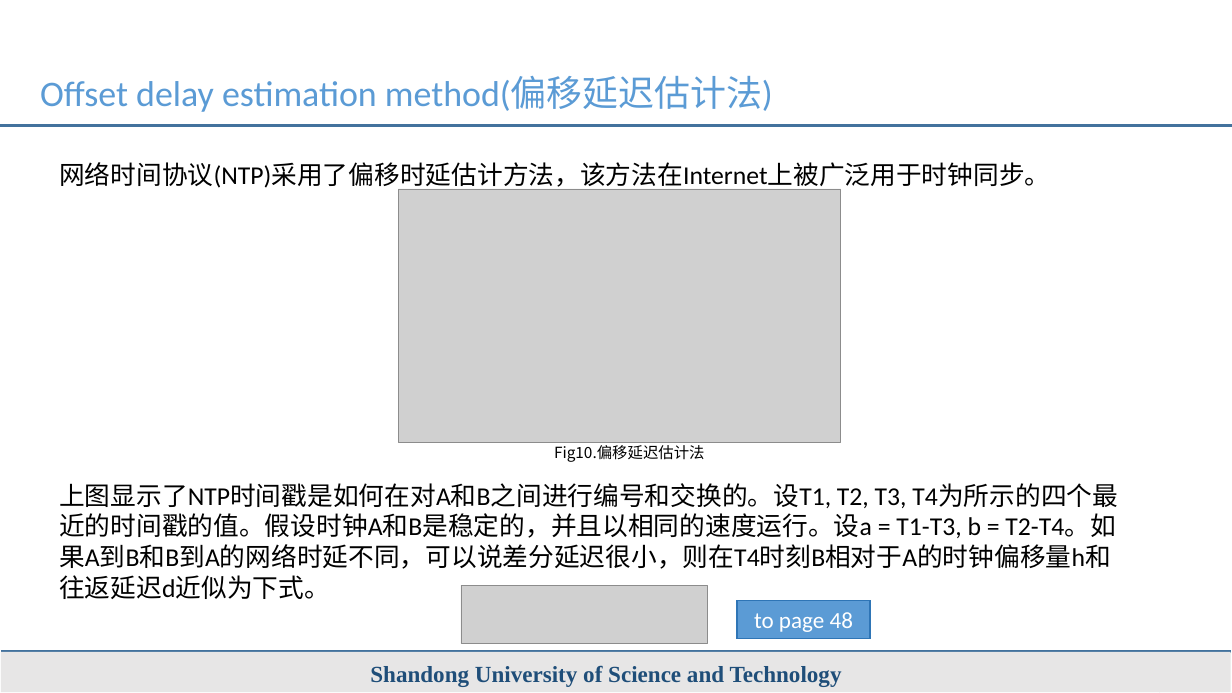
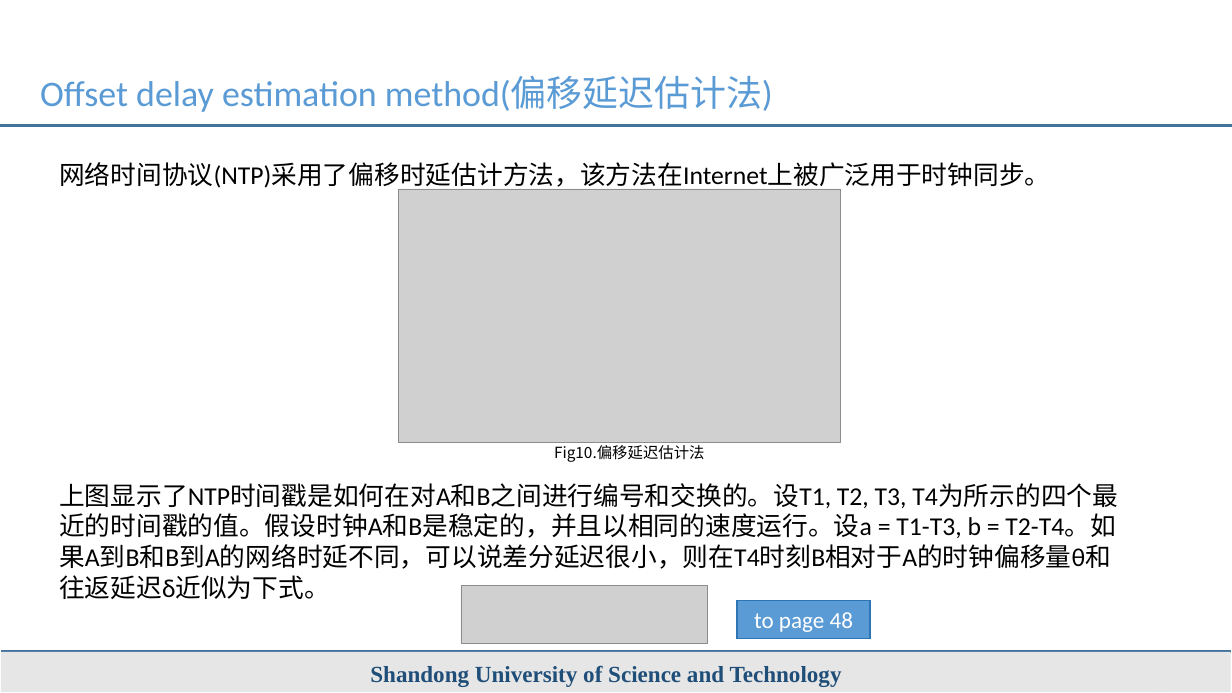
Before and after one commit to liuguaaa/assignment, a slide deck: slide 18 of WSN/时钟同步(1).pptx. Drawn at 1232x693 pixels with LibreOffice and Linux fonts; fonts in the diff are those of the drawing; grey boxes stand for pictures. Boxes give left, top, right and bottom in pixels: in the first picture for what was removed or moved away, otherwise in the second. Text is boxed around its words. In the diff, an @@ line names an element or a change of style, - is before the commit and + after.

```diff
--- a/WSN/时钟同步(1).pptx
+++ b/WSN/时钟同步(1).pptx
@@ text at (x1=59, y1=483, x2=1116, y2=599): text changed @@
-上图显示了NTP时间戳是如何在对A和B之间进行编号和交换的。设T1, T2, T3, T4为所示的四个最近的时间戳的值。假设时钟A和B是稳定的，并且以相同的速度运行。设a = T1-T3, b = T2-T4。如果A到B和B到A的网络时延不同，可以说差分延迟很小，则在T4时刻B相对于A的时钟偏移量h和往返延迟d近似为下式。
+上图显示了NTP时间戳是如何在对A和B之间进行编号和交换的。设T1, T2, T3, T4为所示的四个最近的时间戳的值。假设时钟A和B是稳定的，并且以相同的速度运行。设a = T1-T3, b = T2-T4。如果A到B和B到A的网络时延不同，可以说差分延迟很小，则在T4时刻B相对于A的时钟偏移量θ和往返延迟δ近似为下式。
```
Also in this commit, not shown: 10 other slides changed.
